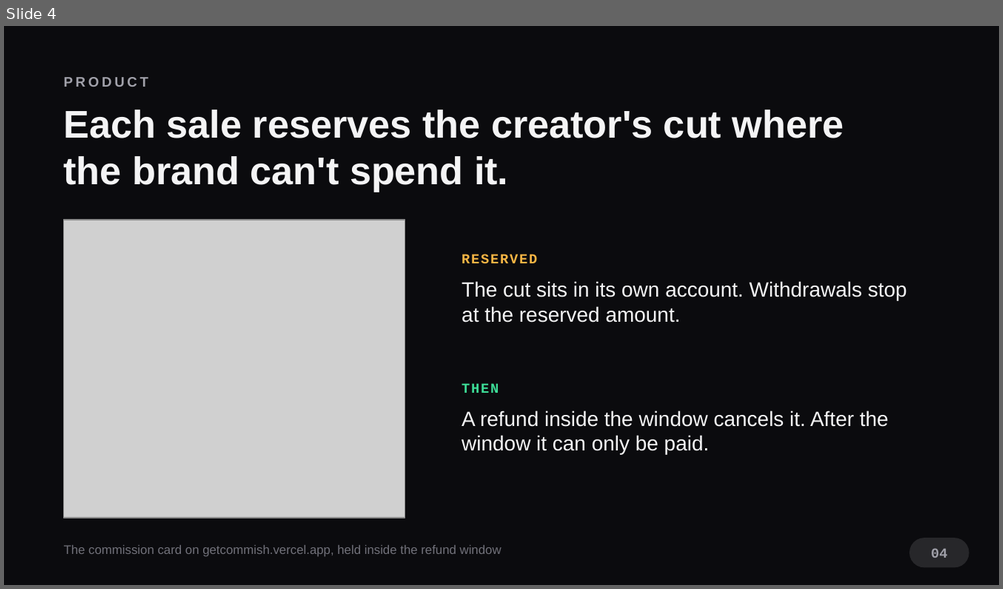
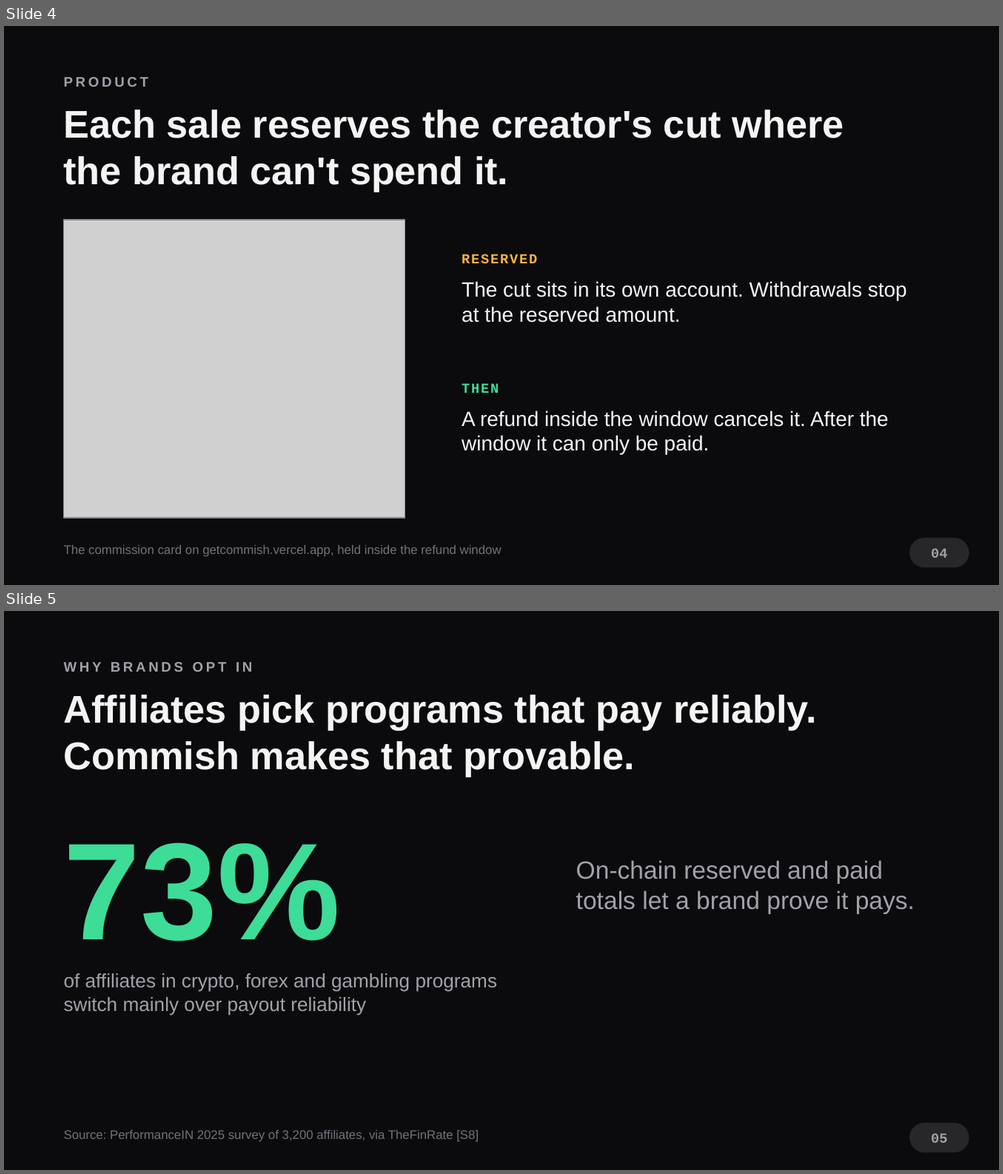
Before and after one commit to bryankwandou/commish, a slide deck: pitch/commish-pitch-editable.pptx. Shown one above the other, each under a label of ours: slide 4 before the commit, slides 4 and 5 after it. The pictures are 1003x589 and 1003x1174 pixels, drawn with LibreOffice and Linux fonts; fonts in the diff are those of the drawing; grey boxes stand for pictures. Boxes give left, top, right and bottom in pixels: in the first picture for what was removed or moved away, otherwise in the second. Text is boxed around its words. In the diff, an @@ line names an element or a change of style, - is before the commit and + after.

```diff
--- a/pitch/commish-pitch-editable.pptx
+++ b/pitch/commish-pitch-editable.pptx
@@ slide 5 added at [4,611,999,1170], background #0B0B0E @@
@@ text added at [64,662,252,672], 10 pt, text #A1A1AA, bold @@
+WHY BRANDS OPT IN
@@ text added at [64,695,816,777], 28 pt, text #F4F4F5, bold @@
+Affiliates pick programs that pay reliably. Commish makes that provable.
@@ text added at [64,843,341,941], 100 pt, text #3DDC97, bold @@
+73%
@@ text added at [576,860,914,914], 18 pt, text #A1A1AA @@
+On-chain reserved and paid totals let a brand prove it pays.
@@ text added at [64,974,498,1016], 14 pt, text #A1A1AA @@
+of affiliates in crypto, forex and gambling programs switch mainly over payout reliability
@@ text added at [64,1130,478,1142], 9 pt, text #71717A @@
+Source: PerformanceIN 2025 survey of 3,200 affiliates, via TheFinRate [S8]
@@ rounded rectangle added at [909,1123,969,1153], fill #27272A @@
@@ text added at [930,1133,947,1143], 10 pt, text #A1A1AA, bold @@
+05
```
Also in this commit, not shown: 7 slides changed, 17 other files.
